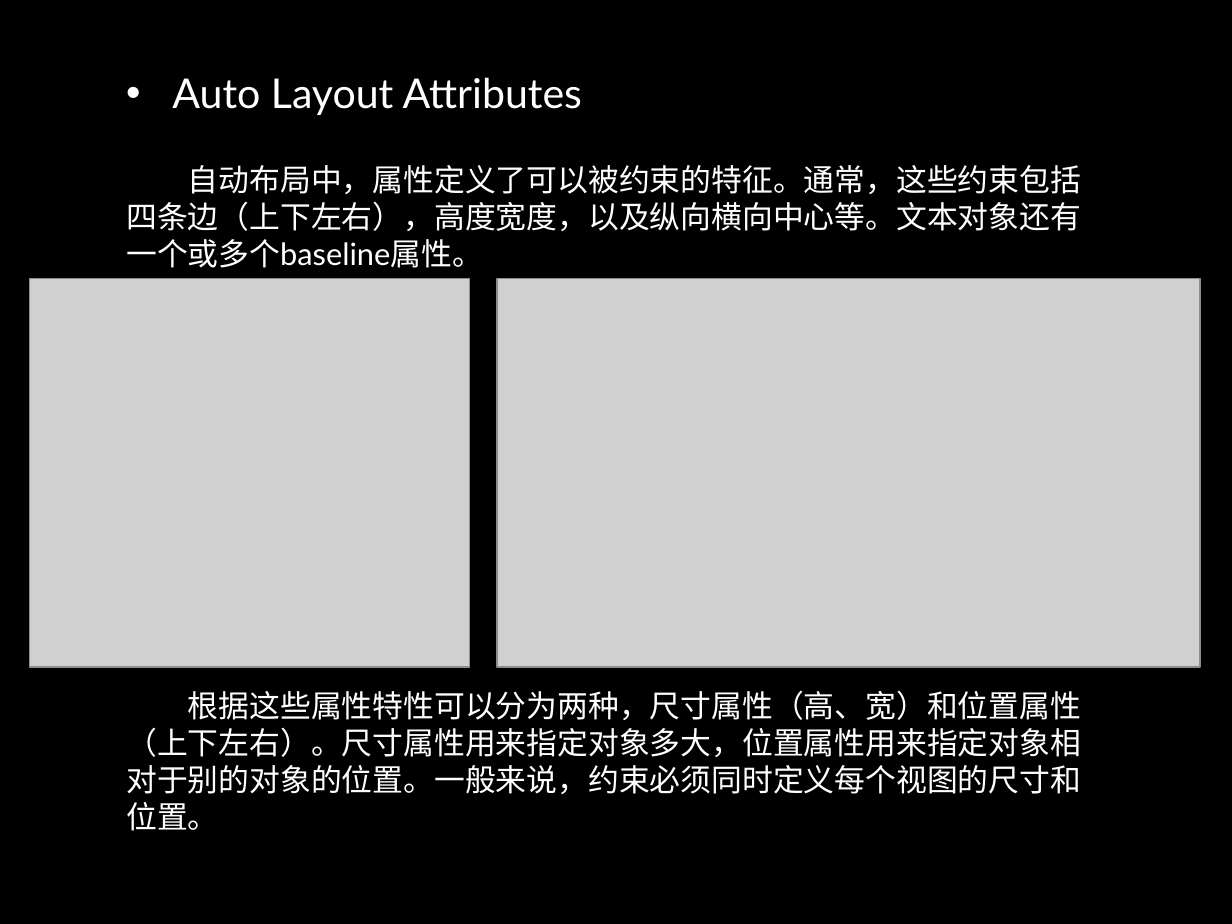
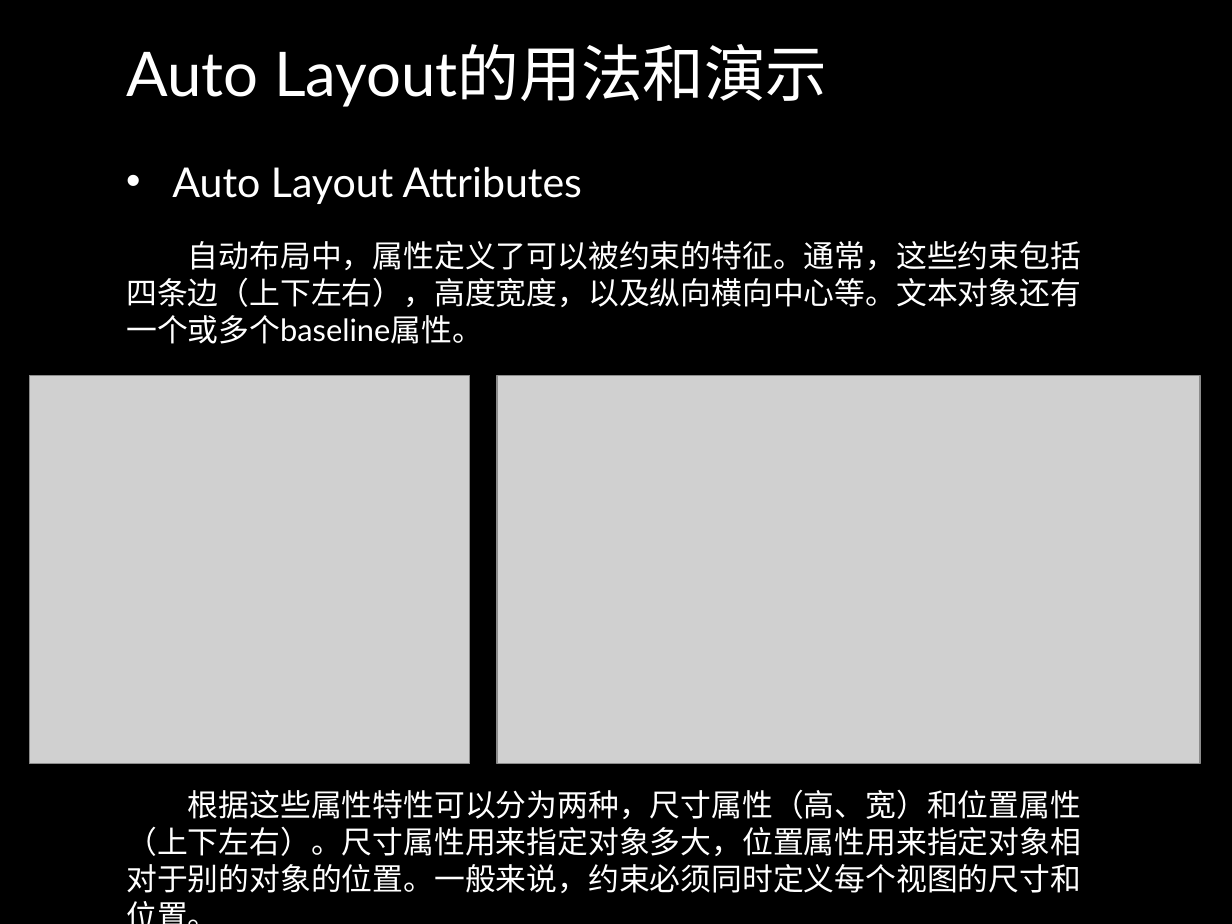
Before and after one commit to danalu/MyApp, a slide deck: slide 6 of Auto Layout.pptx (slide 7 before the commit). Drawn at 1232x924 pixels with LibreOffice and Linux fonts; fonts in the diff are those of the drawing; grey boxes stand for pictures; background and template pictures are left out. Boxes give left, top, right and bottom in pixels: in the first picture for what was removed or moved away, otherwise in the second. Text is boxed around its words. In the diff, an @@ line names an element or a change of style, - is before the commit and + after.

```diff
--- a/Auto Layout.pptx
+++ b/Auto Layout.pptx
@@ text added at <box>126,44,827,107</box>, 36 pt, text #FFFFFF @@
+Auto Layout的用法和演示
@@ text "Auto Layout Attributes": place and size @@
-text "Auto Layout Attributes" at <box>172,77,582,115</box>
+text "Auto Layout Attributes" at <box>172,166,582,204</box>
@@ text "自动布局中，属性定义了可以被约束的特征。通常，这些约束包括四条边（上下左右），高度宽度，以及纵向横向中心等。文本对象还有 ...": place and size @@
-text "自动布局中，属性定义了可以被约束的特征。通常，这些约束包括四条边（上下左右），高度宽度，以及纵向横向中心等。文本对象还有 ..." at <box>126,165,1081,268</box>
+text "自动布局中，属性定义了可以被约束的特征。通常，这些约束包括四条边（上下左右），高度宽度，以及纵向横向中心等。文本对象还有 ..." at <box>126,241,1081,344</box>
@@ 2 pictures, 1 text: place and size @@
-2 pictures, 1 text at <box>30,278,1200,831</box>
+2 pictures, 1 text at <box>30,376,1200,893</box>
```
Also in this commit, not shown: 2 other slides changed, 7 slides added.
